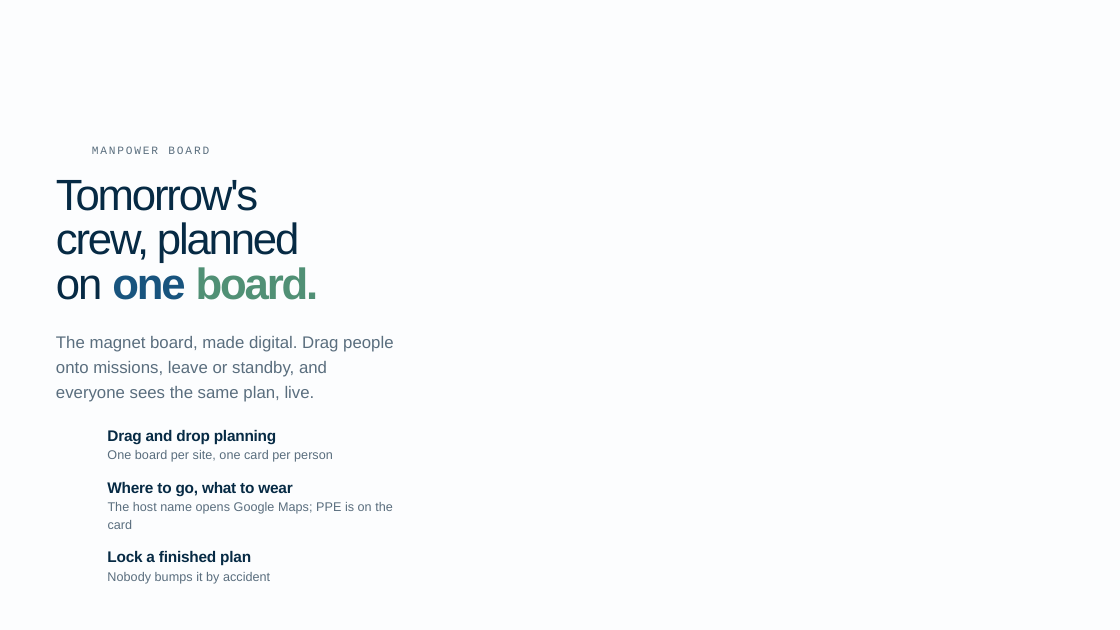
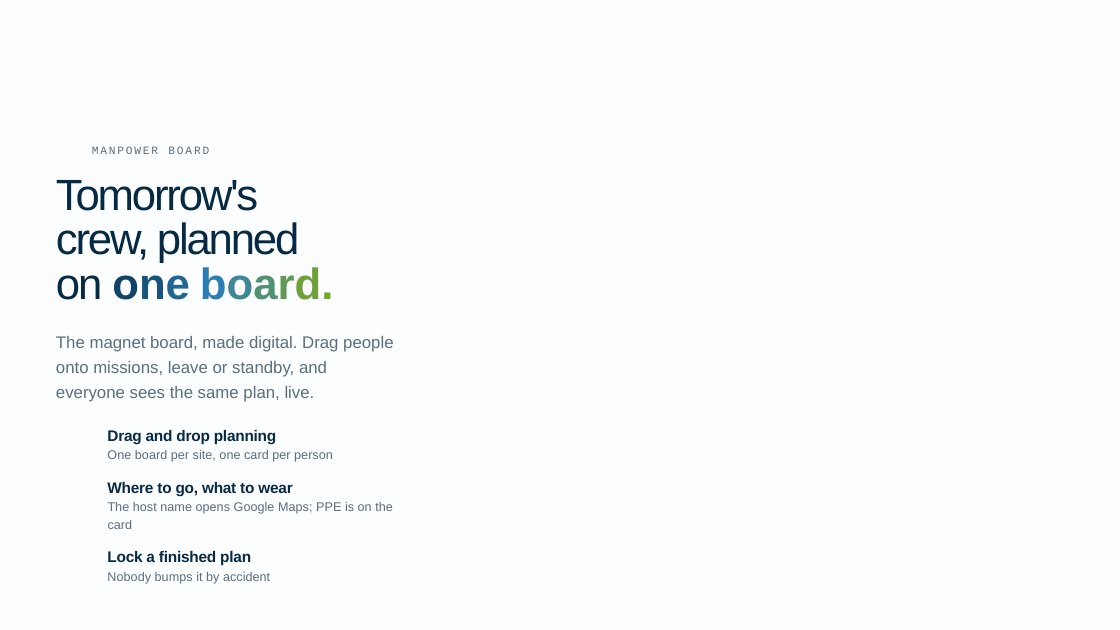
Before and after one commit to nutdanais/trigo-manpower-board, a slide deck: slide 13 of design/intro-deck/Non-Rayong-Overview-2026-4K.pptx. Drawn at 1120x630 pixels with LibreOffice and Linux fonts; fonts in the diff are those of the drawing; background and template pictures are left out. Boxes give left, top, right and bottom in pixels: in the first picture for what was removed or moved away, otherwise in the second. Text is boxed around its words. In the diff, an @@ line names an element or a change of style, - is before the commit and + after.

```diff
--- a/design/intro-deck/Non-Rayong-Overview-2026-4K.pptx
+++ b/design/intro-deck/Non-Rayong-Overview-2026-4K.pptx
@@ text at (x1=56, y1=267, x2=333, y2=300): text colour #18547E to #0F4368, text colour #18547E to #216595 in "one"; text colour #509075 to #2D7DB5, text colour #509075 to #3E8798, text colour #509075 to #519173, text colour #509075 to #609857, text colour #509075 to #6FA039, text colour #509075 to #7CA620 in "board." @@
```
Also in this commit, not shown: 19 other slides changed, 1 other file.
